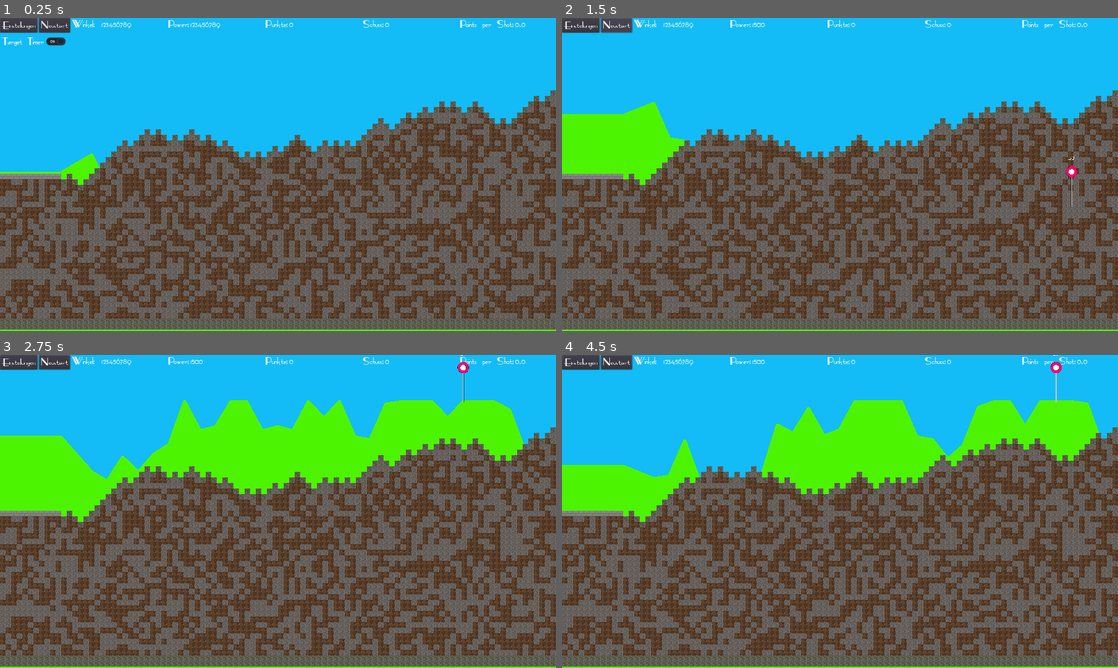
Above: before the commit, frames 1-4 (two rows, left to right).
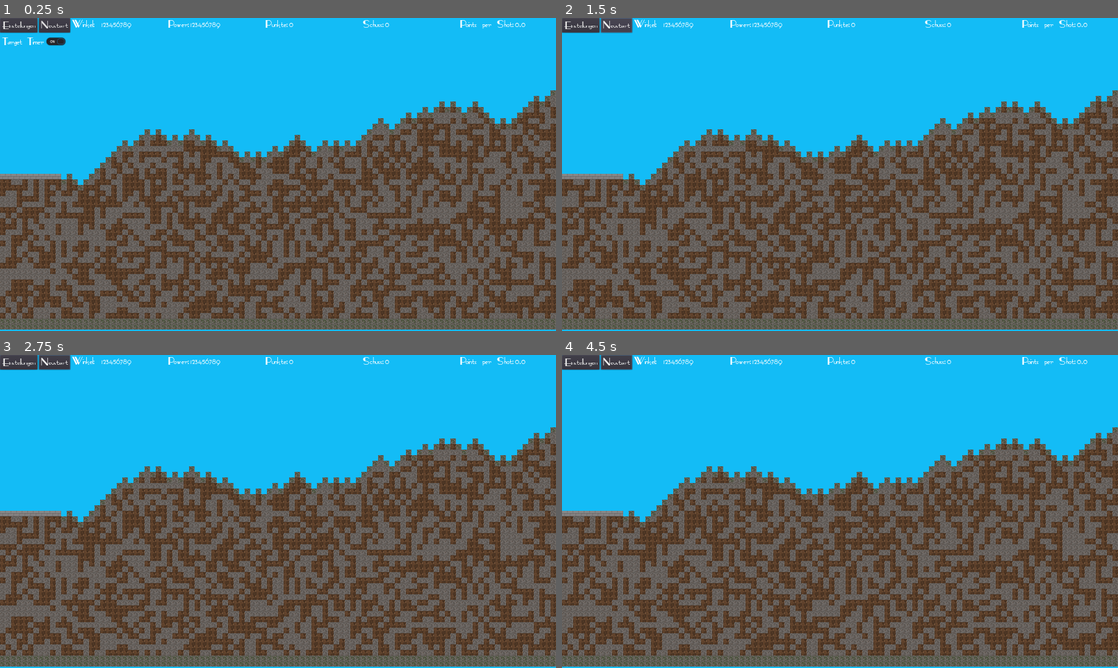
Above: after the commit, the same moments.

Repository: Coding-4Fun/Just4Fun_Mini_Shootergame
Game: Godot game, scene res://MainGame.tscn
Same seed, same stepped clock (60 frames per second), same inputs: the game is played once before the commit and once after it.
Inputs (mouse positions are in pixels of both pictures, inside the frame that each line leads up to):
- Up to frame 1 (0.25 s): no input
- Up to frame 2 (1.5 s): click "Einstellungen" at 0.5 s; click "Neustart" at 1.25 s
- Up to frame 3 (2.75 s): tap Enter at 2 s; move the mouse to (400, 495) at 2.02 s; hold Right (ui_right) from 2.03 s (still down); tap Mouse wheel down (cannon_power_minus) at 2.1 s
- Up to frame 4 (4.5 s): tap Space (cannon_shoot) at 2.75, 3.6, 4.25 s; move the mouse to (728, 527) at 2.77 s; release Right (ui_right) at 2.78 s; hold Down (ui_down) 2.78-3.53 s; tap Mouse wheel up (cannon_power_plus) at 2.85 s; tap Enter at 3.5 s; move the mouse to (895, 442) at 3.52 s; hold Right (ui_right) 3.53-4.28 s; move the mouse to (812, 574) at 4.27 s; hold Up (ui_up) from 4.28 s (still down); tap Mouse wheel down (cannon_power_minus) at 4.35 s

The runs differ from the first frame. In frame 1, 0.9% of the frame differs, in the area x 0-100%, y 43-100%; in frame 2, 4.5%; in frame 3, 17%, in the area x 0-100%, y 0-100%; in frame 4, 13%.
Error after the commit: Attempt to call function 'init_line' in base 'null instance' on a null instance. (res://MainGame.gd:97)

Commit message:
Rem: Asset TerrainLine entfernt

Diff:
--- a/MainGame.tscn
+++ b/MainGame.tscn
@@ -1,6 +1,5 @@
-[gd_scene load_steps=5 format=2]
+[gd_scene load_steps=4 format=2]
 
-[ext_resource path="res://Terrain/TerrainLine.tscn" type="PackedScene" id=1]
 [ext_resource path="res://MainGame.gd" type="Script" id=2]
 [ext_resource path="res://UI/InGameUI.tscn" type="PackedScene" id=3]
 [ext_resource path="res://Terrain/Chunk/Chunk.tscn" type="PackedScene" id=4]
@@ -9,9 +8,6 @@
 script = ExtResource( 2 )
 
 [node name="TrajectoryLine" type="Line2D" parent="."]
-
-[node name="TerrainLine" parent="." instance=ExtResource( 1 )]
-points = PoolVector2Array(  )
 
 [node name="Chunk" parent="." instance=ExtResource( 4 )]
 
